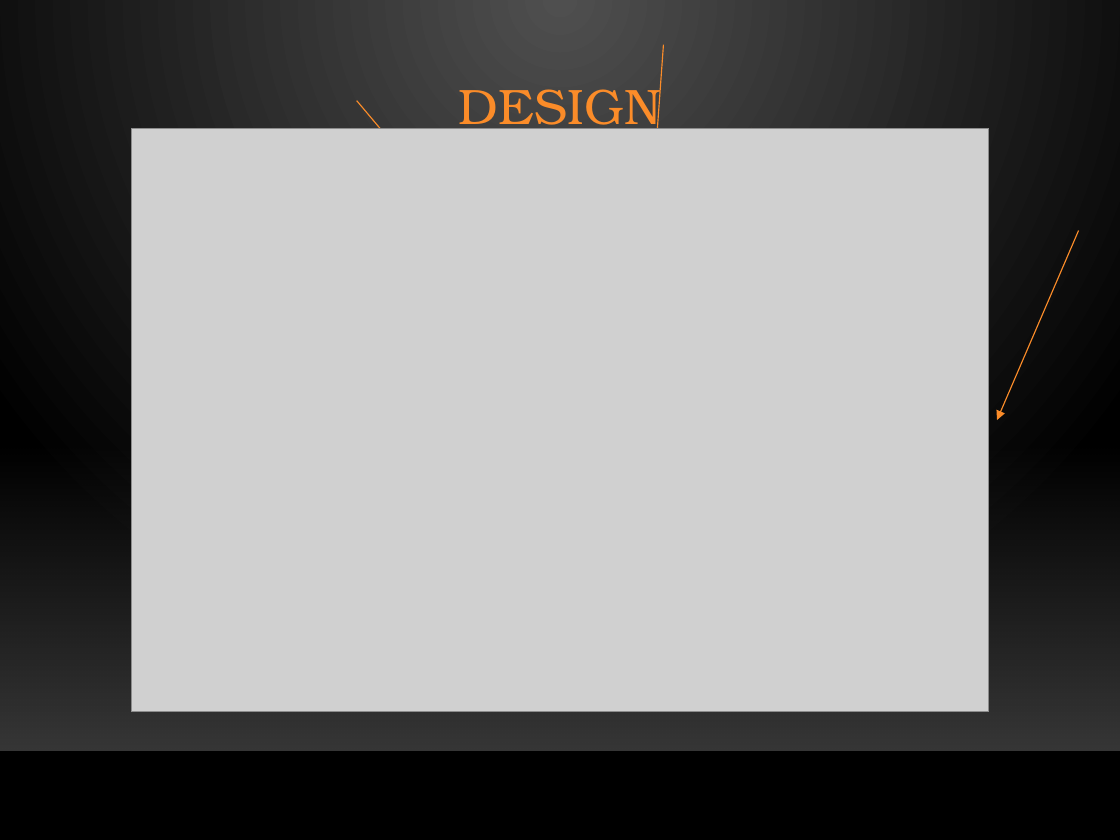
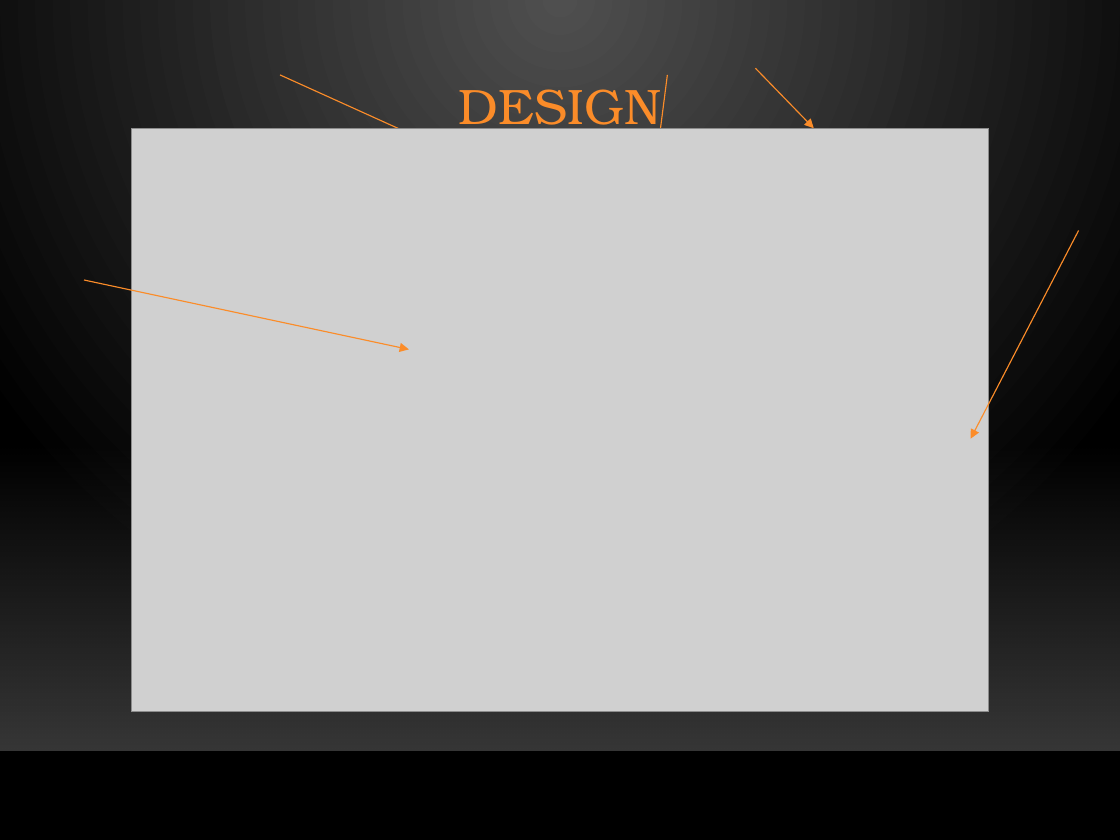
Before and after one commit to Aviel212/SmartSwitch, a slide deck: slide 4 of Project Submission/Presentation/Full Presentation.pptx. Drawn at 1120x840 pixels with LibreOffice and Linux fonts; fonts in the diff are those of the drawing; grey boxes stand for pictures; background and template pictures are left out. Boxes give left, top, right and bottom in pixels: in the first picture for what was removed or moved away, otherwise in the second. Text is boxed around its words. In the diff, an @@ line names an element or a change of style, - is before the commit and + after.

```diff
--- a/Project Submission/Presentation/Full Presentation.pptx
+++ b/Project Submission/Presentation/Full Presentation.pptx
@@ arrow moved from (356, 101) - (420, 176) to (280, 75) - (420, 138) @@
@@ arrow moved from (663, 45) - (648, 246) to (668, 75) - (653, 188) @@
@@ arrow moved from (752, 128) - (810, 188) to (755, 68) - (814, 128) @@
@@ arrow moved from (1079, 231) - (997, 420) to (1079, 231) - (971, 439) @@
@@ arrow added from (84, 280) to (409, 349), #FB8C29 0.75 pt @@
```
Also in this commit, not shown: 7 other slides changed, 4 slides added, 6 slides removed.
